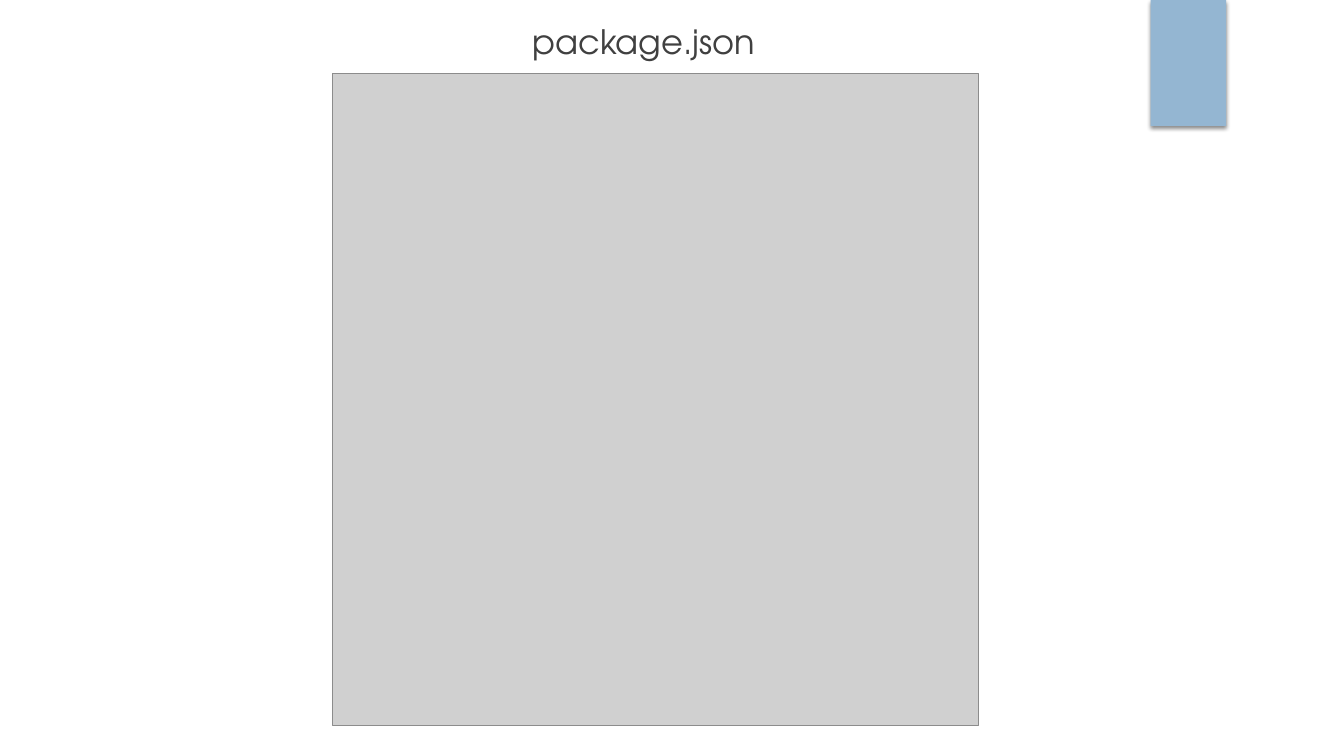
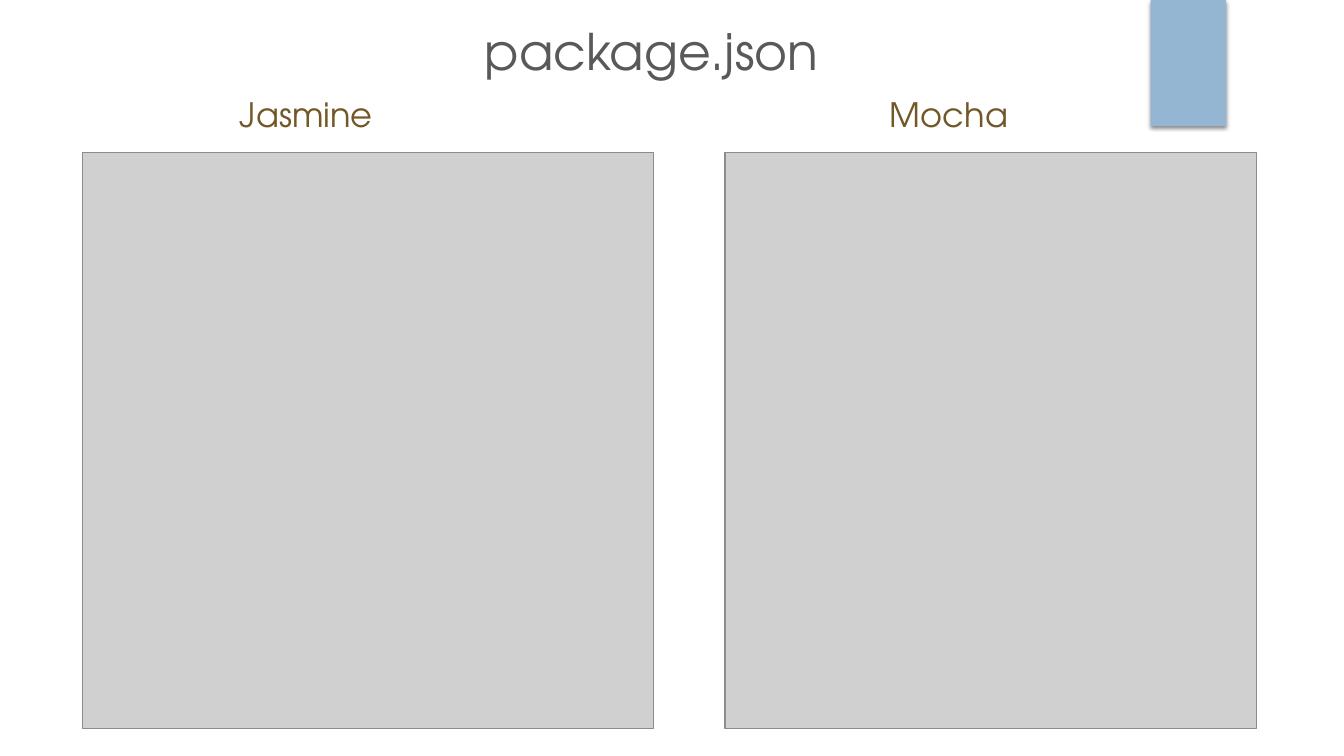
Before and after one commit to vhristov97/Prezentacija, a slide deck: slide 14 of UnitTestingFrameworks_VH_JN.pptx (slide 13 before the commit). Drawn at 1344x756 pixels with LibreOffice and Linux fonts; fonts in the diff are those of the drawing; grey boxes stand for pictures. Boxes give left, top, right and bottom in pixels: in the first picture for what was removed or moved away, otherwise in the second. Text is boxed around its words. In the diff, an @@ line names an element or a change of style, - is before the commit and + after.

Commit message:
Prezentacija: Mocha

```diff
--- a/UnitTestingFrameworks_VH_JN.pptx
+++ b/UnitTestingFrameworks_VH_JN.pptx
@@ title "package.json": place and size @@
-title "package.json" at [532, 29, 755, 61]
+title "package.json" at [485, 32, 819, 81]
@@ title "package.json" at [485, 32, 819, 81]: size 24 to 36 pt, text colour #404040 to #595959; less space between paragraphs; vertical alignment top to middle @@
@@ text added at [240, 102, 373, 128], 24 pt, text #735827 @@
+Jasmine
@@ text added at [890, 102, 1008, 128], 24 pt, text #735827 @@
+Mocha
@@ picture: place and size @@
-picture at [333, 74, 979, 726]
+picture at [83, 152, 653, 729]
@@ picture added at [725, 152, 1256, 729] @@
```
Also in this commit, not shown: 5 other slides changed, 2 slides added, 1 slide removed.
